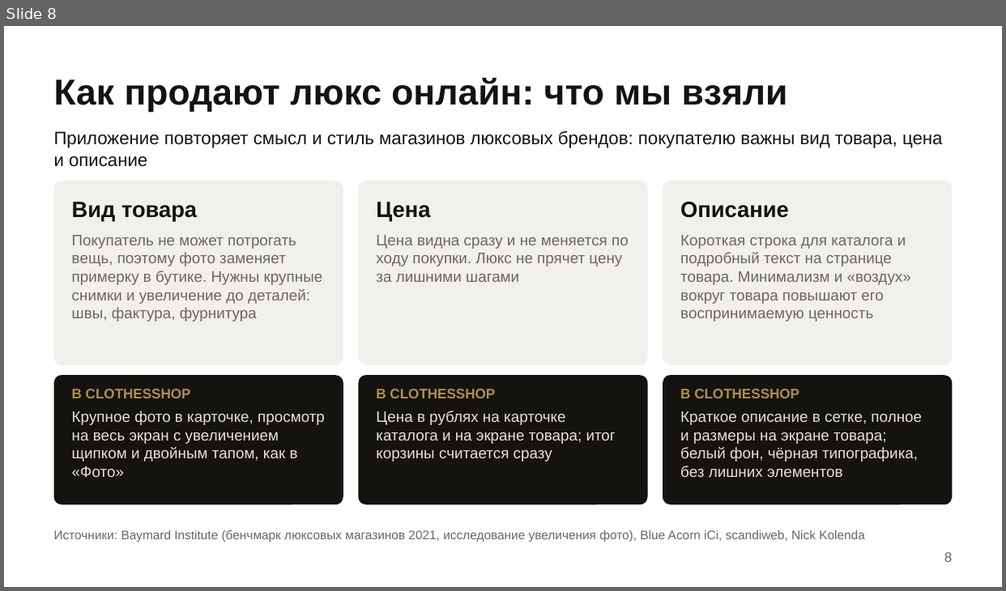
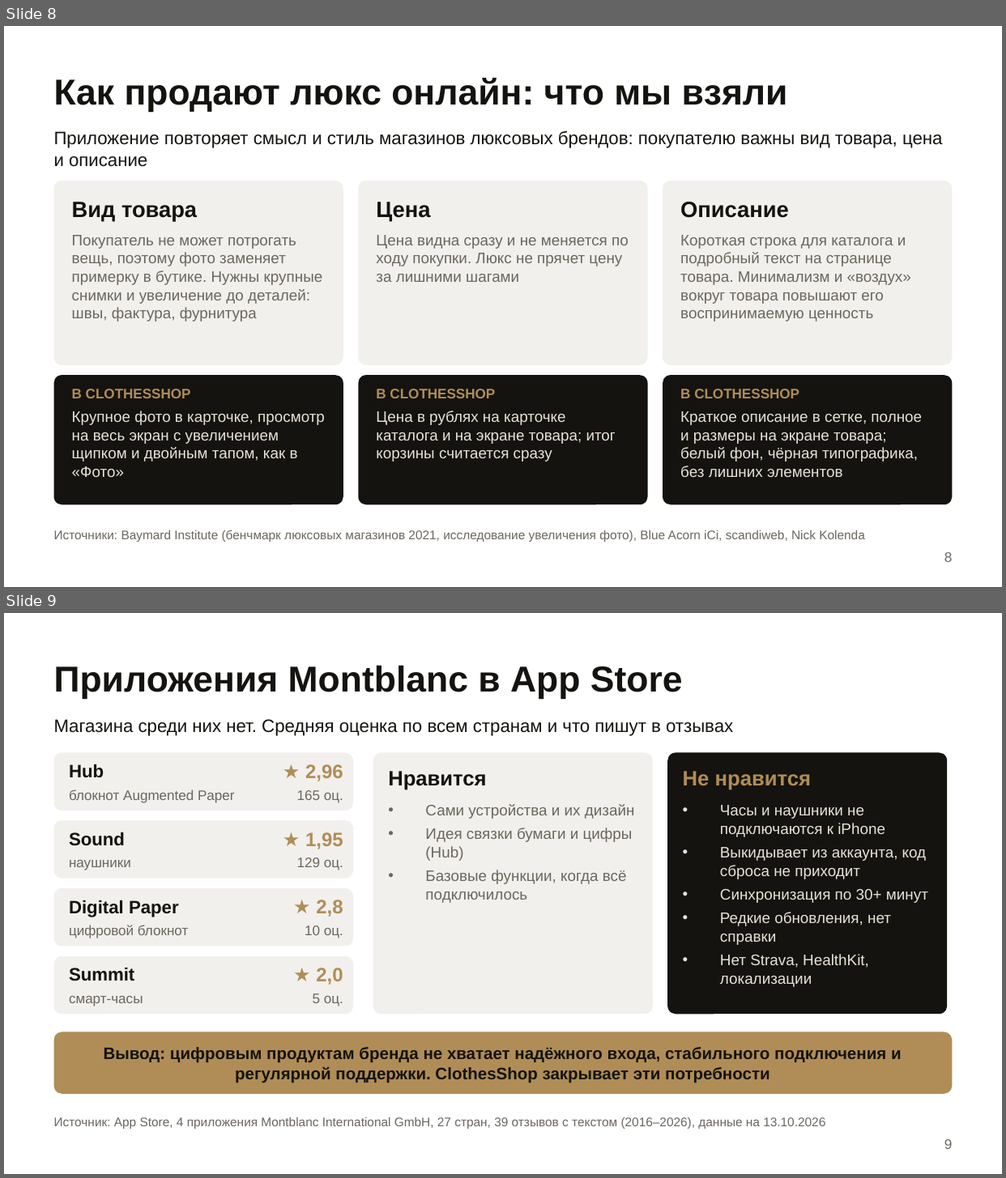
Before and after one commit to Kronos0041/OtusFinalize, a slide deck: presentation/ClothesShop-Diploma.pptx. Shown one above the other, each under a label of ours: slide 8 before the commit, slides 8 and 9 after it. The pictures are 1006x591 and 1006x1178 pixels, drawn with LibreOffice and Linux fonts; fonts in the diff are those of the drawing. Boxes give left, top, right and bottom in pixels: in the first picture for what was removed or moved away, otherwise in the second. Text is boxed around its words. In the diff, an @@ line names an element or a change of style, - is before the commit and + after.

```diff
--- a/presentation/ClothesShop-Diploma.pptx
+++ b/presentation/ClothesShop-Diploma.pptx
@@ slide 9 added at box(4, 613, 1002, 1174), background #FFFFFF @@
@@ text added at box(54, 665, 683, 700), 26 pt, text #15130F, bold @@
+Приложения Montblanc в App Store
@@ text added at box(54, 719, 733, 736), 13 pt, text #15130F @@
+Магазина среди них нет. Средняя оценка по всем странам и что пишут в отзывах
@@ rounded rectangle added at box(54, 752, 353, 811), fill #F2F0EC @@
@@ rounded rectangle added at box(373, 752, 653, 1014), fill #F2F0EC @@
@@ rounded rectangle added at box(667, 752, 947, 1014), fill #15130F @@
@@ text added at box(69, 764, 104, 778), 13 pt, text #15130F, bold @@
+Hub
@@ text added at box(305, 764, 343, 781), 14 pt, text #B08D57, bold @@
+★ 2,96
@@ text added at box(388, 771, 486, 790), 15 pt, text #15130F, bold @@
+Нравится
@@ text added at box(683, 771, 811, 790), 15 pt, text #B08D57, bold @@
+Не нравится
@@ text added at box(69, 790, 235, 803), 10 pt, text #6B665F @@
+блокнот Augmented Paper
@@ text added at box(297, 790, 343, 803), 10 pt, text #6B665F @@
+165 оц.
@@ text added at box(425, 804, 635, 903), 11 pt, text #6B665F @@
+• Сами устройства и их дизайн
+• Идея связки бумаги и цифры (Hub)
+• Базовые функции, когда всё подключилось
@@ text added at box(720, 805, 928, 987), 11 pt, text #E8E2D6 @@
+• Часы и наушники не подключаются к iPhone
+• Выкидывает из аккаунта, код сброса не приходит
+• Синхронизация по 30+ минут
+• Редкие обновления, нет справки
+• Нет Strava, HealthKit, локализации
@@ rounded rectangle added at box(54, 820, 353, 879), fill #F2F0EC @@
@@ text added at box(69, 833, 125, 846), 13 pt, text #15130F, bold @@
+Sound
@@ text added at box(305, 833, 343, 850), 14 pt, text #B08D57, bold @@
+★ 1,95
@@ text added at box(69, 860, 131, 871), 10 pt, text #6B665F @@
+наушники
@@ text added at box(297, 858, 343, 871), 10 pt, text #6B665F @@
+129 оц.
@@ rounded rectangle added at box(54, 888, 353, 946), fill #F2F0EC @@
@@ text added at box(69, 901, 179, 918), 13 pt, text #15130F, bold @@
+Digital Paper
@@ text added at box(316, 900, 343, 917), 14 pt, text #B08D57, bold @@
+★ 2,8
@@ text added at box(69, 925, 188, 939), 10 pt, text #6B665F @@
+цифровой блокнот
@@ text added at box(305, 926, 343, 939), 10 pt, text #6B665F @@
+10 оц.
@@ rounded rectangle added at box(54, 956, 353, 1014), fill #F2F0EC @@
@@ text added at box(69, 968, 134, 982), 13 pt, text #15130F, bold @@
+Summit
@@ text added at box(316, 968, 343, 985), 14 pt, text #B08D57, bold @@
+★ 2,0
@@ text added at box(69, 996, 143, 1007), 10 pt, text #6B665F @@
+смарт-часы
@@ text added at box(313, 994, 343, 1007), 10 pt, text #6B665F @@
+5 оц.
@@ rounded rectangle added at box(54, 1032, 952, 1094), fill #B08D57 @@
@@ text added at box(104, 1047, 901, 1084), 12 pt, text #15130F, bold @@
+Вывод: цифровым продуктам бренда не хватает надёжного входа, стабильного подключения и регулярной поддержки. ClothesShop закрывает эти потребности
@@ text added at box(54, 1118, 825, 1129), 9 pt, text #6B665F @@
+Источник: App Store, 4 приложения Montblanc International GmbH, 27 стран, 39 отзывов с текстом (2016–2026), данные на 13.10.2026
@@ text added at box(944, 1139, 953, 1149), 10 pt, text #6B665F @@
+9
```
Also in this commit, not shown: 13 slides changed, 1 other slide added, 1 other file.
